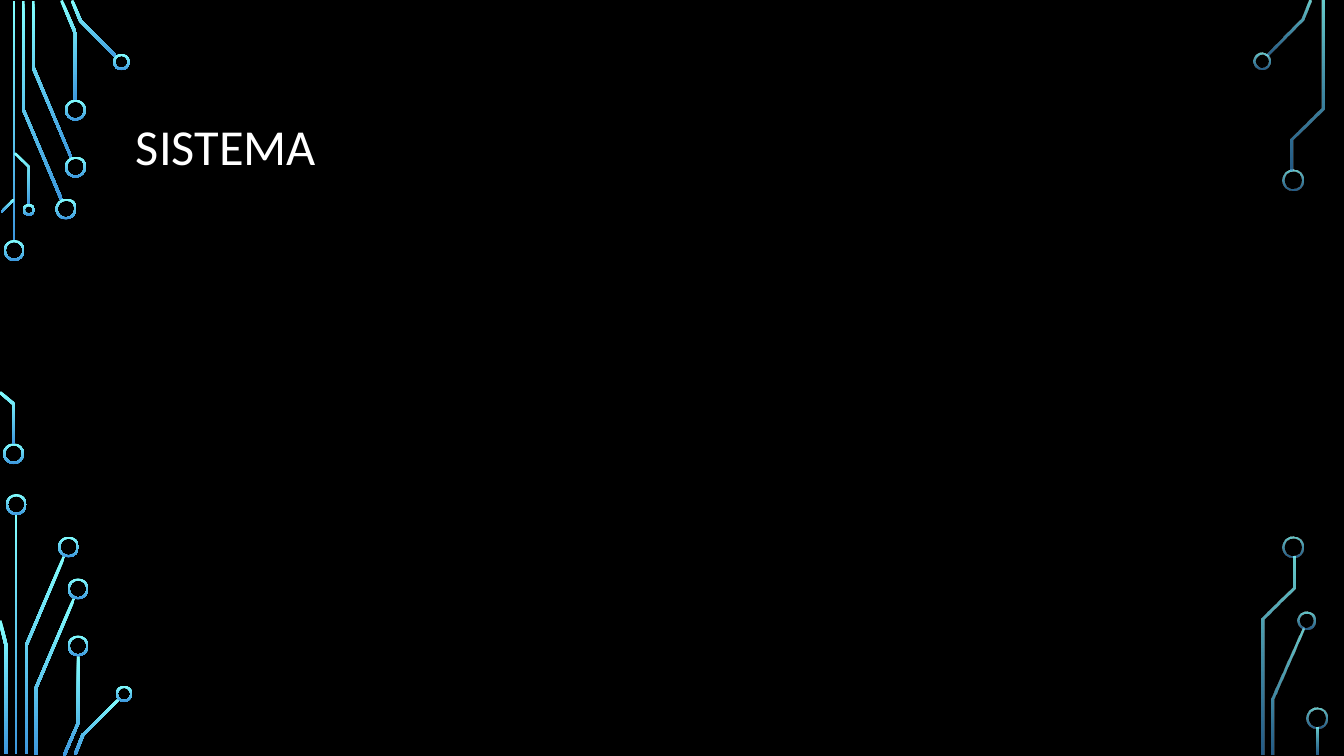
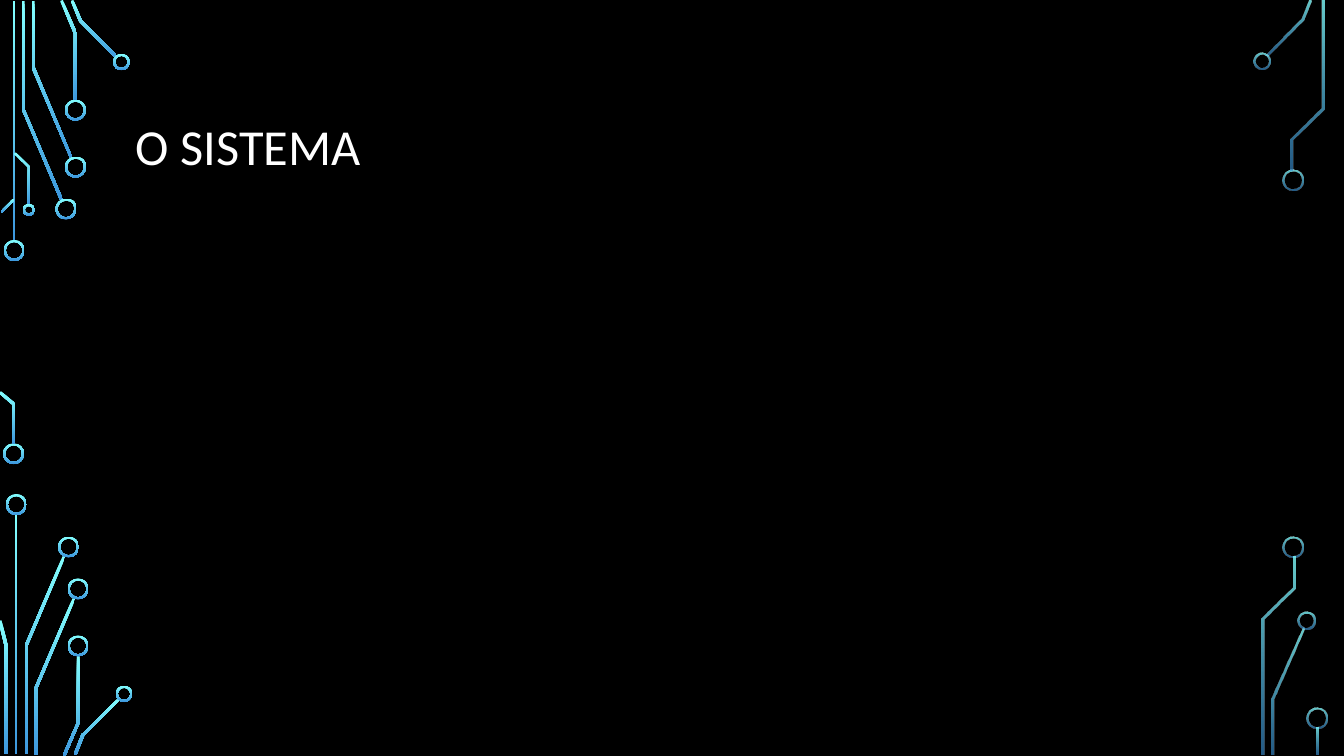
Before and after one commit to chav1985/GerenciamentoBovinos, a slide deck: slide 7 of GerenciamentoBovinos/Documentação/Apresentação/SISTEMA DE GERENCIAMENTO DE BOVINOS.pptx (slide 6 before the commit). Drawn at 1344x756 pixels with LibreOffice and Linux fonts; fonts in the diff are those of the drawing; background and template pictures are left out. Boxes give left, top, right and bottom in pixels: in the first picture for what was removed or moved away, otherwise in the second. Text is boxed around its words. In the diff, an @@ line names an element or a change of style, - is before the commit and + after.

```diff
--- a/GerenciamentoBovinos/Documentação/Apresentação/SISTEMA DE GERENCIAMENTO DE BOVINOS.pptx
+++ b/GerenciamentoBovinos/Documentação/Apresentação/SISTEMA DE GERENCIAMENTO DE BOVINOS.pptx
@@ title at (x1=136, y1=132, x2=361, y2=166): text changed @@
-SISTEMA
+O SISTEMA
```
Also in this commit, not shown: 1 other slide changed, 1 slide added, 4 other files.
